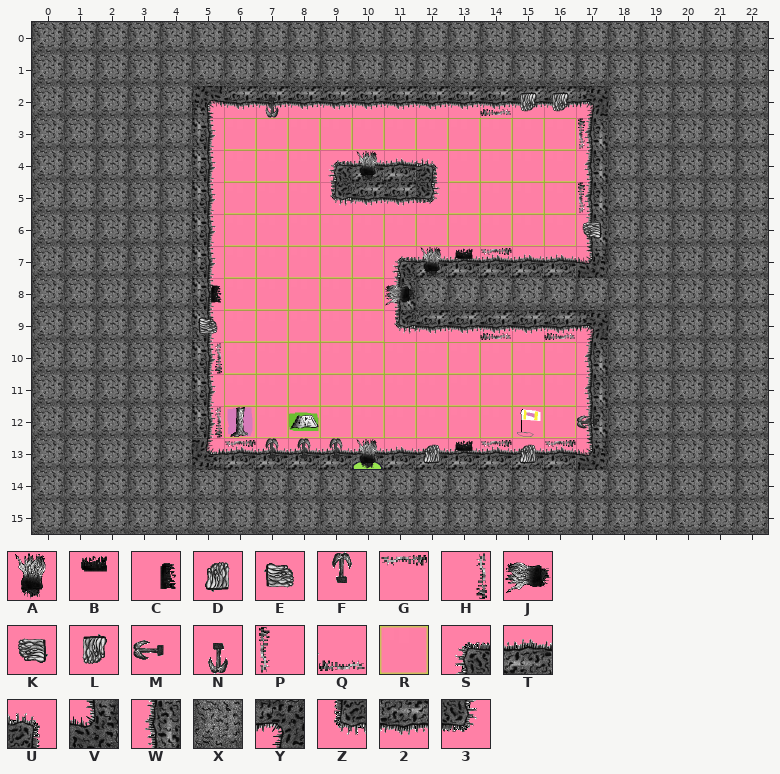
Tiled map: Project/Maps/crap a Travis/Level_09.tmx. The first picture shows the starting point.
Cells are 64x64 px. Shown: x 0..22, y 0..15.
Key: from "Decorations": A 0, B 2, C 3, D 4, E 5, F 6, G 8, H 9, J 10, K 14, L 15, M 16, N 17, P 18, Q 19; from "Tiles": R 0, S 1, T 2, U 3, V 4, W 11, X 12, Y 14, Z 21, 2 22, 3 23.
_ is an empty cell.
Layers that did not change in this view are not listed.
Layer "Tiles" before, first column x 6:
 1 XXXXXXXXXXXXXXXXX
 2 22222222222YXXXXX
 3 RRRRRRRRRRRWXXXXX
 4 RRRSTTURRRRWXXXXX
 5 RRRZ223RRRRWXXXXX
 6 RRRRRRRRRRRWXXXXX
 7 RRRRRSTTTTTVXXXXX
 8 RRRRRWXXXXXXXXXXX
 9 RRRRRZ22222YXXXXX
10 RRRRRRRRRRRWXXXXX
11 RRRRRRRRRRRWXXXXX
Layer "Decorations" before, first column x 0:
 0 _______________________
 1 _______________________
 2 _______N______QLL______
 3 _________________P_____
 4 __________A____________
 5 _________________P_____
 6 _________________K_____
 7 ____________ABG________
 8 _____C_____J___________
 9 _____E________Q_Q______
10 _____H_________________
11 _______________________
12 _____H___________M_____
13 ______GFFFA_DBGDG______
14 _______________________
15 _______________________
New version:
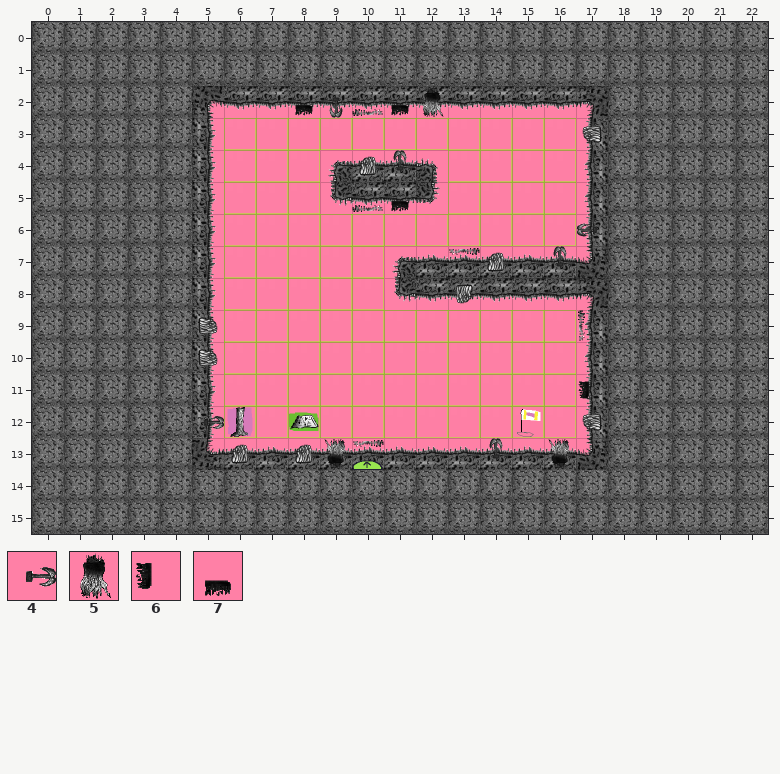
Further tiles: from "Decorations": 4 7, 5 11, 6 12, 7 13.
See-through tiles are keyed as they look on the map.
Change:
Layer "Tiles":
y 8: x 11..17 WXXXXXX -> Z22222Y
y 9: x 11..17 Z22222Y -> RRRRRRW
Layer "Decorations":
y 2: x 7..12 N_____ -> _7NQ75; x 14..16 QLL -> ___
y 3: x 17 P -> K
y 4: x 10..11 A_ -> DF
y 5: x 10..11 __ -> Q7; x 17 P -> _
y 6: x 17 K -> M
y 7: x 12..14 ABG -> _GD; x 16 _ -> F
y 8: x 5 C -> _; x 11 J -> _; x 13 _ -> L
y 9: x 14 Q -> _; x 16..17 Q_ -> _P
y 10: x 5 H -> E
y 11: x 17 _ -> 6
y 12: x 5 H -> 4; x 17 M -> K
y 13: x 6..10 GFFFA -> D_DAG; x 12..16 DBGDG -> __F_A
